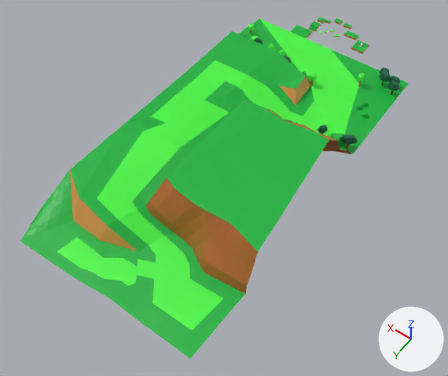
A saved change to the Blender file public/assets/blend/world/Level2World.blend.
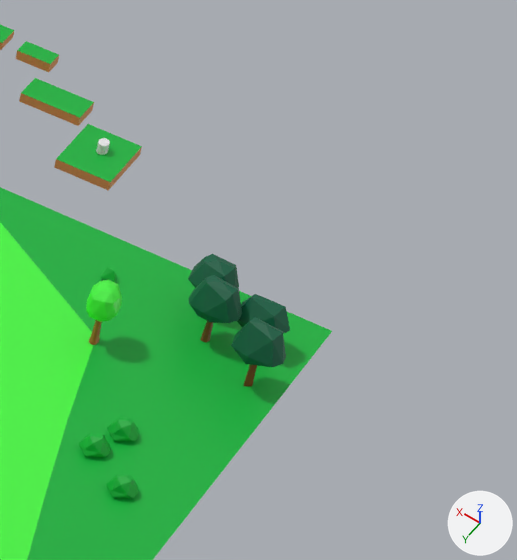
Old and new are each drawn whole from a 50 mm lens placed at (-81.3, 222.6, 185.7), pointed at (6.2, 100.2, -6.8) and again close up on the part from 76% to 100% of the width and 4% to 35% of the height. Lighting does not change. The marker at lower right points along +X, +Y and +Z.

Script lines for the objects in view, before the commit:
```python
ob_leaf_1 = bpy.data.objects.new('Leaf_1', me_icosphere)
ob_leaf_1.location = (0.0, 0.0, 0.0)
ob_leaf_2 = bpy.data.objects.new('Leaf_2', me_icosphere_001)
ob_leaf_2.location = (0.0, 0.0, 0.0)
ob_leaf_3 = bpy.data.objects.new('Leaf_3', me_icosphere_002)
ob_leaf_3.location = (0.0, 0.0, 0.0)
ob_shrub_1 = bpy.data.objects.new('Shrub_1', me_icosphere_005)
ob_shrub_1.location = (0.0, 0.0, 0.0)
ob_shurb_2 = bpy.data.objects.new('Shurb_2', me_icosphere_004)
ob_shurb_2.location = (0.0, 0.0, 0.0)
ob_trunk_1 = bpy.data.objects.new('Trunk_1', me_circle_001)
ob_trunk_1.location = (0.0, 0.0, 0.0)
ob_trunk_2 = bpy.data.objects.new('Trunk_2', me_circle_002)
ob_trunk_2.location = (0.0, 0.0, 0.0)
ob_trunk_3 = bpy.data.objects.new('Trunk_3', me_circle_003)
ob_trunk_3.location = (0.0, 0.0, 0.0)
ob_trunk_3_004 = bpy.data.objects.new('Trunk_3.004', me_circle_022)
ob_trunk_3_004.location = (0.0, 0.0, 0.0)
# also in view: 'Trunk_3.010' at (-25.8, 21.2, 3.5); 'Trunk_3.009' at (-20.1, 18.0, 3.4); 'Trunk_3.008' at (-18.2, 14.1, 2.8); 'Platforms' at (14.7, -0.2, 0.5); 'Shurb_3.012' at (-22.8, 39.7, 1.0)
```
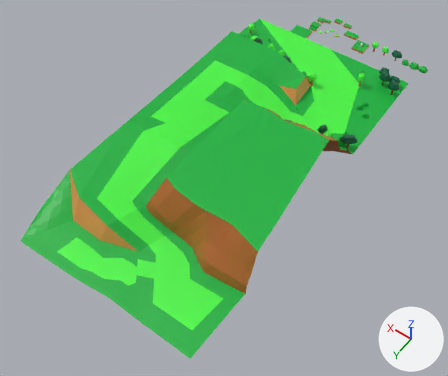
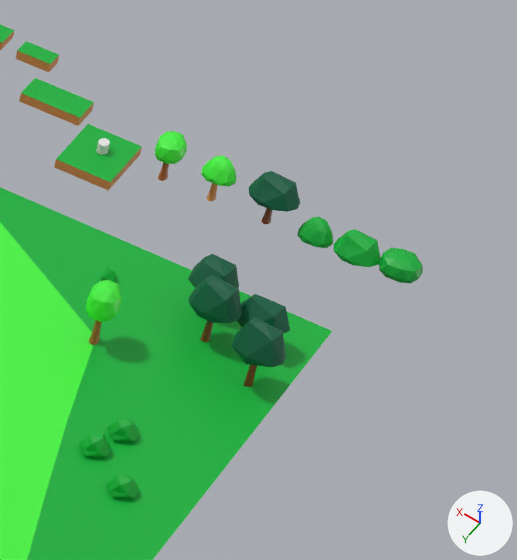
Pixel boxes [x1, y1, x2, y2] of what changed, in the close-ups (517 x 560 px):
'Leaf_3', shown (green): after [249, 171, 300, 212]
'Shrub_1', shown (green): after [334, 229, 381, 267]
'Shurb_2', shown (green): after [378, 248, 423, 283]
'Leaf_1', shown (green): after [155, 131, 187, 164]
'Shurb_3', shown (green): after [297, 217, 333, 248]
'Leaf_2', shown (green): after [201, 155, 236, 187]
'Trunk_1', shown: after [158, 162, 169, 181]
'Trunk_2', shown: after [206, 183, 218, 201]
'Trunk_3', shown: after [261, 208, 272, 224]
'non_collider_shrubs', unchanged, uncovered by the edit: after [78, 267, 139, 498]

Patch to the scene script:
```diff
--- a/public/assets/blend/world/Level2World.blend.py
+++ b/public/assets/blend/world/Level2World.blend.py
@@ ob_leaf_1 @@
 ob_leaf_1.location = (0.0, 0.0, 0.0)
-ob_leaf_1.hide_set(True)  # its collection is switched off
@@ ob_trunk_1 @@
 ob_trunk_1.location = (0.0, 0.0, 0.0)
-ob_trunk_1.hide_set(True)  # its collection is switched off
@@ ob_leaf_2 @@
 ob_leaf_2.location = (0.0, 0.0, 0.0)
-ob_leaf_2.hide_set(True)  # its collection is switched off
@@ ob_trunk_2 @@
 ob_trunk_2.location = (0.0, 0.0, 0.0)
-ob_trunk_2.hide_set(True)  # its collection is switched off
@@ ob_leaf_3 @@
 ob_leaf_3.location = (0.0, 0.0, 0.0)
-ob_leaf_3.hide_set(True)  # its collection is switched off
@@ ob_trunk_3 @@
 ob_trunk_3.location = (0.0, 0.0, 0.0)
-ob_trunk_3.hide_set(True)  # its collection is switched off
@@ ob_shrub_1 @@
 ob_shrub_1.location = (0.0, 0.0, 0.0)
-ob_shrub_1.hide_set(True)  # its collection is switched off
@@ ob_shurb_2 @@
 ob_shurb_2.location = (0.0, 0.0, 0.0)
-ob_shurb_2.hide_set(True)  # its collection is switched off
@@ ob_shurb_3 @@
 ob_shurb_3.location = (0.0, 0.0, 0.0)
-ob_shurb_3.hide_set(True)  # its collection is switched off
```
